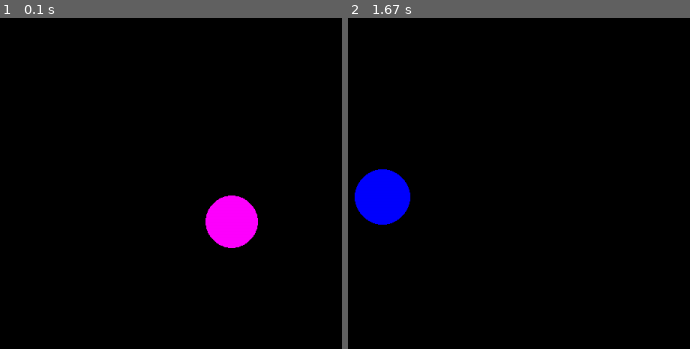
Above: before the commit, frames 1-2 (left to right).
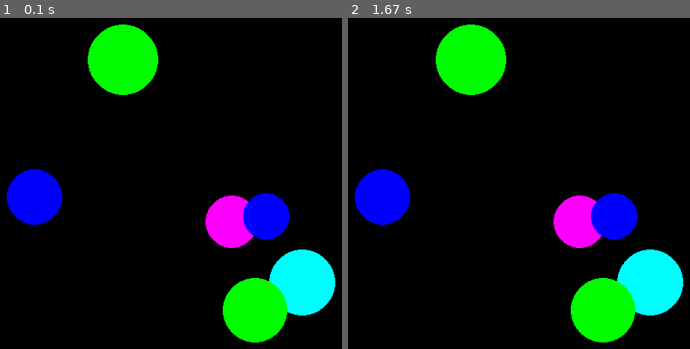
Above: after the commit, the same moments.

Repository: babichevko/proga_babichev_2021
Game: pygame game, started from поймайшарик.py
Two runs of this game, one before a commit and one after it. Both use one fixed random seed, a clock stepped at 60 frames per second and the inputs below.
Inputs (mouse positions are in pixels of both pictures, inside the frame that each line leads up to):
- Up to frame 1 (0.1 s): no input
- Up to frame 2 (1.67 s): click (683, 272) at 0.38 s

The runs differ from the first frame. In frame 1, 13% of the frame differs, in the area x 1-99%, y 1-99%; in frame 2, 12%.

Commit message:
работаю над реализацией присутствия и движения нескольких шариков

Diff:
--- a/поймайшарик.py
+++ b/поймайшарик.py
@@ -14,22 +14,31 @@
 CYAN = (0, 255, 255)
 BLACK = (0, 0, 0)
 COLORS = [RED, BLUE, YELLOW, GREEN, MAGENTA, CYAN]
+
 global chislo_ochkov
 chislo_ochkov = 0
+balls = []
 
 def new_ball():
-    global x, y, r
     x = randint(100,700)
     y = randint(100,500)
     r = randint(30,50)
     color = COLORS[randint(0, 5)]
+    dx = randint(5, 20)
+    dy = randint(5, 20)
+    balls.append([color, x, y, r, dx, dy])
     circle(screen, color, (x, y), r)
+
+for i in range(randint(3, 10)):
+    new_ball()
 
 def proverka_najatia(coordinaty_najatiya, coordinata_kruga_x, coordinata_kruga_y, radius_kruga):
     global najal
     najal = False
     coordinata_najatiya_x = coordinaty_najatiya[0]
     coordinata_najatiya_y = coordinaty_najatiya[1]
+
+#проверка попадания в шарик по теореме Пифагора
     cvadrat_rasstoiania = (coordinata_kruga_x - coordinata_najatiya_x) ** 2 + (coordinata_kruga_y - coordinata_najatiya_y) ** 2
     if cvadrat_rasstoiania > radius_kruga ** 2:
         print('мимо!')
@@ -37,8 +46,6 @@
         najal = True
         print('молодец!')
 
-
-new_ball()
 pygame.display.update()
 
 clock = pygame.time.Clock()
@@ -52,11 +59,22 @@
         elif event.type == pygame.MOUSEBUTTONDOWN:
             print('лови подлеца!')
             if event.button == 1:
-                proverka_najatia(event.pos, x, y, r)
-                screen.fill(BLACK)
-                new_ball()
-                pygame.display.update()
-                if najal == True:
-                    chislo_ochkov+=1
+                for i in balls:
+                    proverka_najatia(event.pos, i[2], i[3], i[4])
+                    if najal == True:
+                        balls.pop(i)
+                        x = randint(100, 700)
+                        y = randint(100, 500)
+                        r = randint(30, 50)
+                        color = COLORS[randint(0, 5)]
+                        balls.append([color, x, y, r])
+                        pygame.display.update()
+                        new_ball()
+                        pygame.display.update()
+                        chislo_ochkov+=1
+                else:
+
+                    pygame.display.update()
+
 print('ваши очки:', chislo_ochkov)
 pygame.quit()
